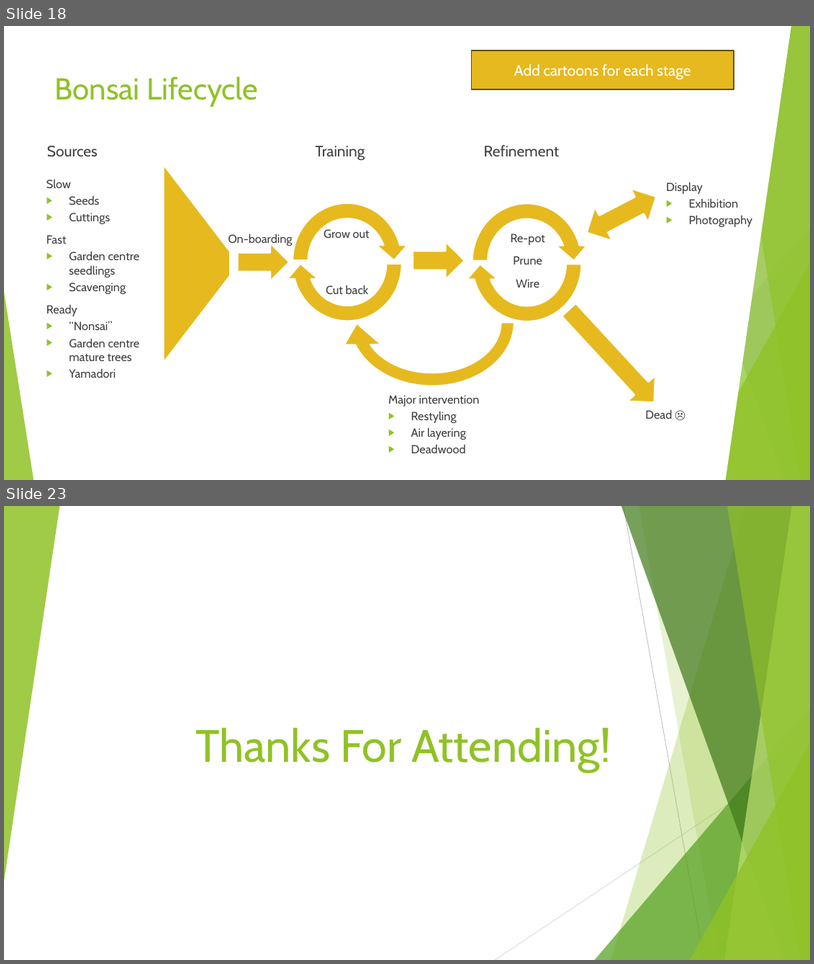
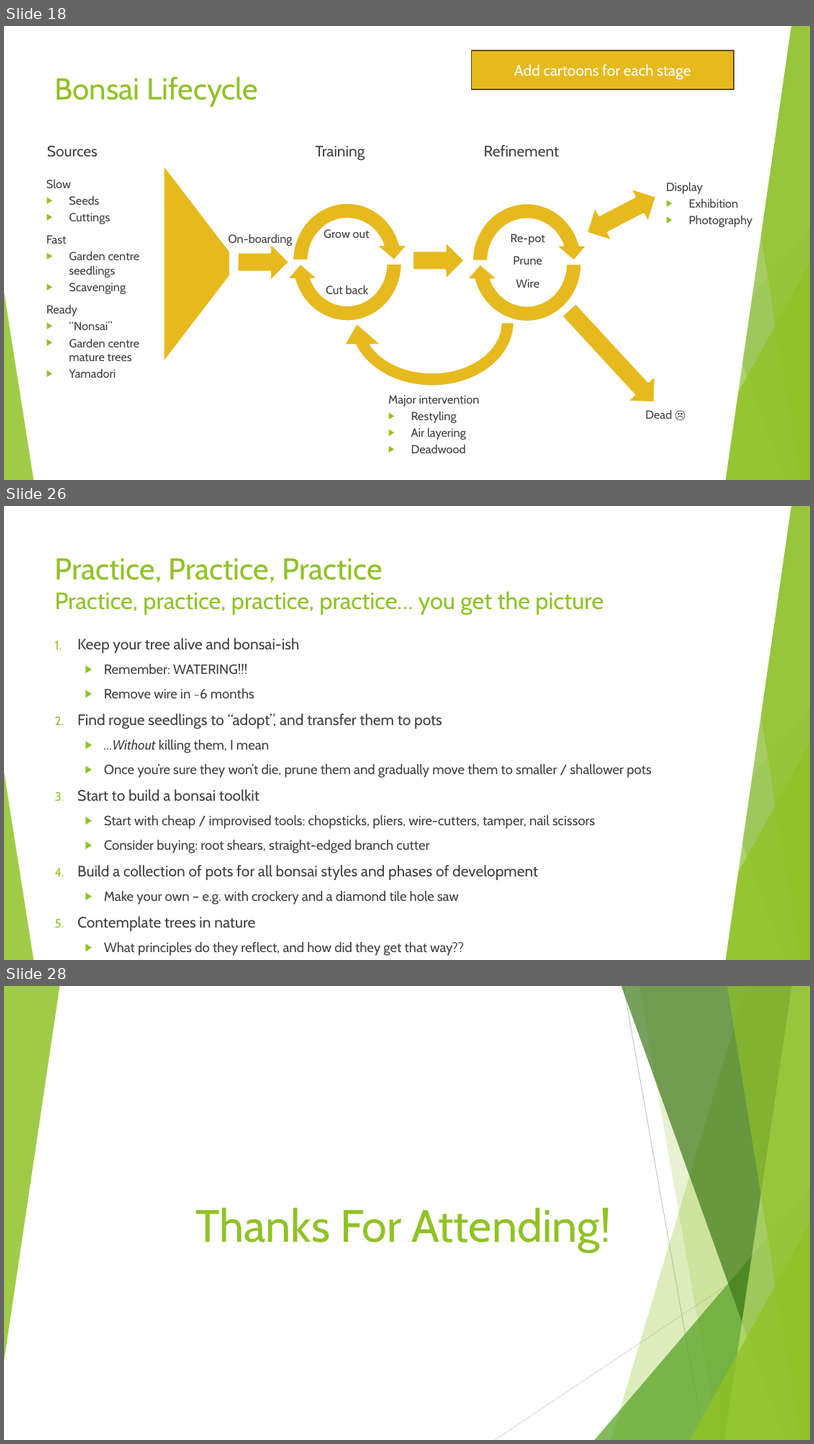
Before and after one commit to AlexLabram/Bonsai, a slide deck: Courseware/Bonsai On A Budget (running).pptx. Shown one above the other, each under a label of ours: slides 18 and 23 before the commit, slides 18, 26 and 28 after it; the slides between them are not shown. The pictures are 814x964 and 814x1444 pixels, drawn with LibreOffice and Linux fonts; fonts in the diff are those of the drawing. Boxes give left, top, right and bottom in pixels: in the first picture for what was removed or moved away, otherwise in the second. Text is boxed around its words. In the diff, an @@ line names an element or a change of style, - is before the commit and + after.

```diff
--- a/Courseware/Bonsai On A Budget (running).pptx
+++ b/Courseware/Bonsai On A Budget (running).pptx
@@ slide 26 added at (4,506,810,960), background #FFFFFF; not listed: 10 template elements that a slide beside it also shows @@
@@ parallelogram added at (456,506,791,960), fill #FFFFFF, outline #FFFFFF 1.5 pt @@
@@ title added at (55,558,604,615), 28 pt, text #90C226 @@
+Practice, Practice, Practice
+Practice, practice, practice, practice… you get the picture
@@ text added at (77,638,651,955), 16 pt, text #404040 @@
+1. Keep your tree alive and bonsai-ish
+  ▶ Remember: WATERING!!!
+  ▶ Remove wire in ~6 months
+2. Find rogue seedlings to “adopt”, and transfer them to pots
+  ▶ …Without killing them, I mean
+  ▶ Once you’re sure they won’t die, prune them and gradually move them to smaller / shallower pots
+3. Start to build a bonsai toolkit
+  ▶ Start with cheap / improvised tools: chopsticks, pliers, wire-cutters, tamper, nail scissors
+  ▶ Consider buying: root shears, straight-edged branch cutter
+4. Build a collection of pots for all bonsai styles and phases of development
+  ▶ Make your own – e.g. with crockery and a diamond tile hole saw
+5. Contemplate trees in nature
+  ▶ What principles do they reflect, and how did they get that way??
@@ what was slide 23 is now slide 28 @@
```
Also in this commit, not shown: 7 slides changed, 7 other slides added, 2 slides removed.
